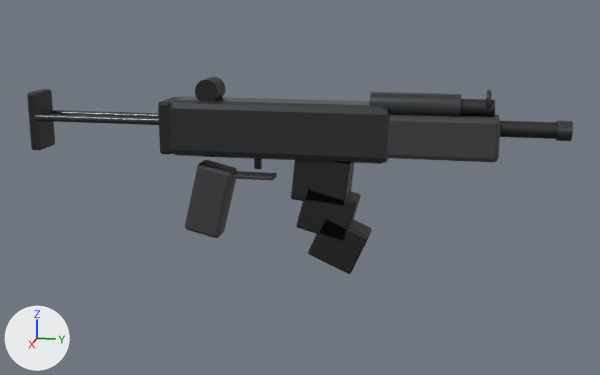
What one commit did to the glTF model assets/models/weapons/mp5/mp5.glb.
The view is the same before and after, from a camera (50 mm lens) standing at (1.078, 0.234, 0.23) and looking at (-0.003, 0.018, -0.04). The lights are fixed; the arrows at lower left show +X, +Y and +Z. The picture after the commit comes second. Where no turn or scale is listed for an object, it has been applied to the vertices. Vertices at exactly the same position are counted once.

Names of what the first picture shows: 'Barrel', 'ButtPlate', 'CockingTube', 'Handguard', 'MagBottom', 'MagMid', 'MagTop', 'PistolGrip', 'RearCap', 'RearSight', 'Receiver', 'StockRailR' and 6 more.
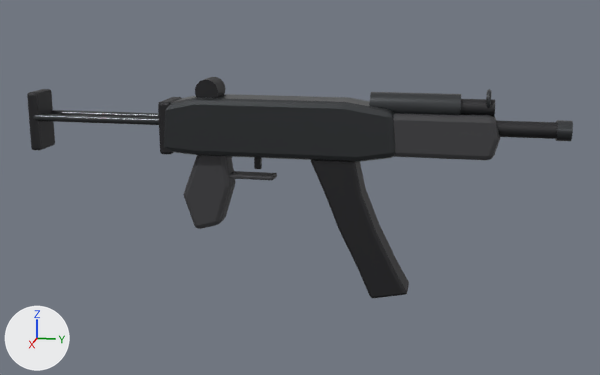
Pixel boxes (x1, y1, x2, y2) of what changed, in the pictures (600 x 375 px):
'Receiver', reshaped, moved: before (169, 96, 391, 164); after (164, 94, 395, 162)
'Magazine', now drawn: after (311, 160, 409, 298)
'Handguard', reshaped, moved (6% narrower): before (387, 114, 501, 162); after (393, 113, 500, 160)
'PistolGrip', reshaped, moved, turned: before (185, 160, 237, 238); after (183, 155, 236, 229)
'MagTop', deleted: before (291, 160, 354, 205)
'MagMid', deleted: before (296, 189, 361, 241)
'MagBottom', deleted: before (308, 220, 372, 274)
part 1 of me_cube_002, added: after (393, 113, 500, 160)
part 2 of me_cube_003, added: after (183, 155, 236, 229)
part 3 of me_cube_003, deleted: before (185, 160, 237, 238)

The edits, one by one:
me_cube_002 is used by ob_handguard; location (0.0, 0.205, 0.038).
me_cube_002 had 56 vertices, 108 faces and spanned x -0.025..0.025, y -0.0725..0.0725, z -0.028..0.028.
me_cube_002 now has 62 vertices, 120 faces and spans x -0.025..0.025, y 0.135..0.278, z 0.012..0.068.
me_cube_002 part 1: 62 vertices added at x -0.025..0.025, y 0.135..0.278, z 0.012..0.068.
Other edits to the shape of me_cube_002 do not show in these pictures.
me_cube_003 is used by ob_pistolgrip; parent ob_gunroot; location (0.0, -0.108, -0.062); rotation (-0.24, 0.0, 0.0), in degrees (-14, 0, 0).
me_cube_003 had 56 vertices, 108 faces and spanned x -0.017..0.017, y -0.026..0.026, z -0.05..0.05.
me_cube_003 now has 68 vertices, 132 faces and spans x -0.017..0.017, y -0.145..-0.075, z -0.1031..0.01.
me_cube_003 part 2: 68 vertices added at x -0.017..0.017, y -0.145..-0.075, z -0.1031..0.01.
me_cube_003 part 3: 56 vertices removed from x -0.017..0.017, y -0.026..0.026, z -0.05..0.05.
me_cube is used by ob_receiver; location (0.0, -0.01, 0.04).
me_cube had 56 vertices, 108 faces and spanned x -0.029..0.029, y -0.15..0.15, z -0.038..0.038.
me_cube now has 80 vertices, 156 faces and spans x -0.029..0.029, y -0.169..0.149, z 0.004..0.082.
me_cube part 4: 56 vertices removed from x -0.029..0.029, y -0.15..0.15, z -0.038..0.038; 80 vertices added at x -0.029..0.029, y -0.169..0.149, z 0.004..0.082.
Mesh me_magazine is new.
It has 92 vertices, 180 faces and spans x -0.023..0.023, y 0.037..0.168, z -0.184..0.005.
It uses material mat_mp5dark (dark grey #303033).
Object 'Handguard' (ob_handguard) moves from (0.0, 0.205, 0.038) to (0.0, 0.0, 0.0).
Object 'Magazine' (ob_magazine) now shows me_magazine instead of nothing.
Object 'Magazine' (ob_magazine) moves from (0.0, 0.05, 0.0) to (0.0, 0.0, 0.0).
Object 'MagBottom' (ob_magbottom) is deleted.
Object 'MagMid' (ob_magmid) is deleted.
Object 'MagTop' (ob_magtop) is deleted.
Object 'PistolGrip' (ob_pistolgrip) turns from (-14, 0, 0) to (0, 0, 0) degrees about x, y and z.
Object 'PistolGrip' (ob_pistolgrip) moves from (0.0, -0.108, -0.062) to (0.0, 0.0, 0.0).
Object 'Receiver' (ob_receiver) moves from (0.0, -0.01, 0.04) to (0.0, 0.0, 0.0).
